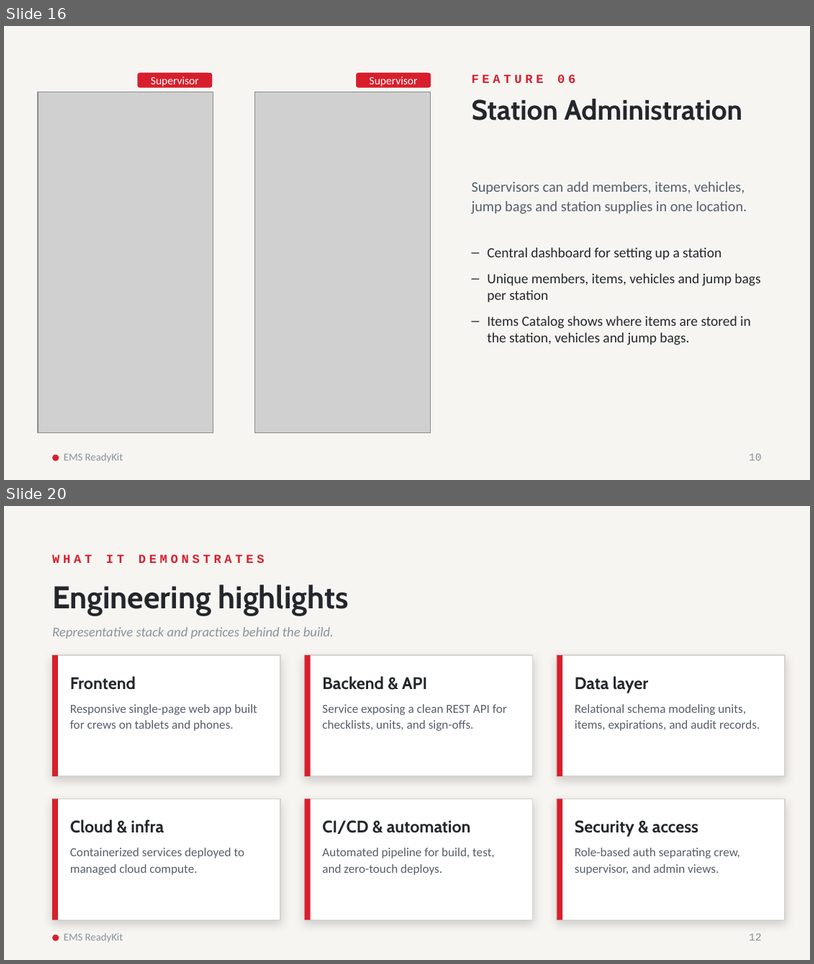
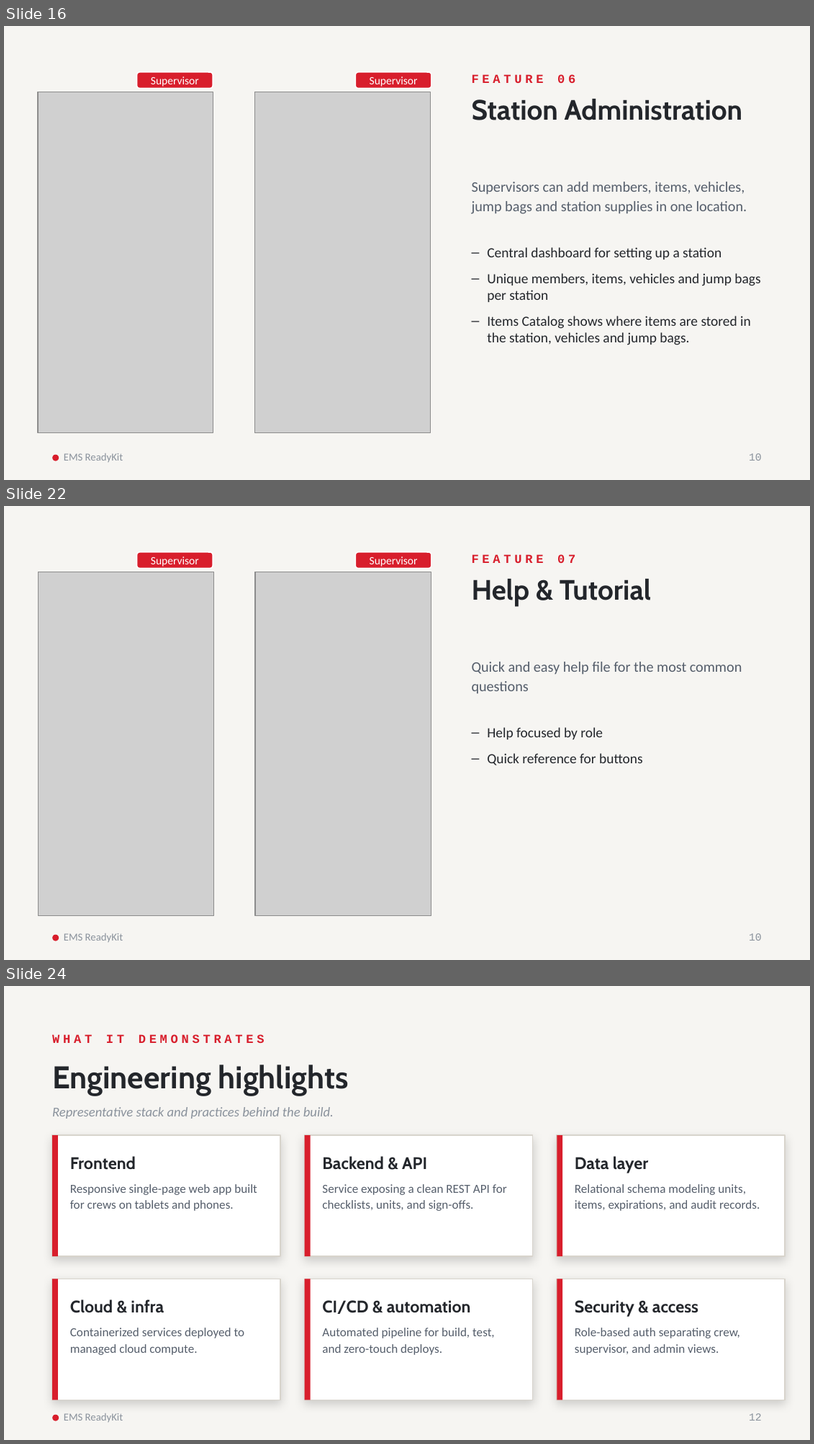
Before and after one commit to Jinniyah/EMS_ReadyKit, a slide deck: docs/evidence/live_deployment/LIVE01-05_EMS_ReadyKit_WebApp.pptx. Shown one above the other, each under a label of ours: slides 16 and 20 before the commit, slides 16, 22 and 24 after it; the slides between them are not shown. The pictures are 814x964 and 814x1444 pixels, drawn with LibreOffice and Linux fonts; fonts in the diff are those of the drawing; grey boxes stand for pictures. Boxes give left, top, right and bottom in pixels: in the first picture for what was removed or moved away, otherwise in the second. Text is boxed around its words. In the diff, an @@ line names an element or a change of style, - is before the commit and + after.

```diff
--- a/docs/evidence/live_deployment/LIVE01-05_EMS_ReadyKit_WebApp.pptx
+++ b/docs/evidence/live_deployment/LIVE01-05_EMS_ReadyKit_WebApp.pptx
@@ slide 22 added at [4,506,810,960], background #F6F5F2 @@
@@ rounded rectangle added at [137,552,213,568], fill #D81E2C, outline #FFFFFF 1 pt, 10 pt, text #FFFFFF @@
+Supervisor
@@ rounded rectangle added at [355,552,432,568], fill #D81E2C, outline #FFFFFF 1 pt, 10 pt, text #FFFFFF @@
+Supervisor
@@ text added at [472,554,576,563], 11 pt, text #D81E2C, bold @@
+FEATURE 07
@@ picture added at [38,572,214,916] @@
@@ picture added at [255,572,432,916] @@
@@ text added at [472,579,651,606], 25 pt, text #23262B, bold @@
+Help & Tutorial
@@ text added at [472,662,743,694], 13 pt, text #555E6B @@
+Quick and easy help file for the most common questions
@@ text added at [487,727,643,765], 12.5 pt, text #23262B @@
+– Help focused by role
+– Quick reference for buttons
@@ ellipse added at [52,934,59,941], fill #D81E2C @@
@@ text added at [64,933,124,942], 9.5 pt, text #8A929C @@
+EMS ReadyKit
@@ text added at [749,933,762,940], 9.5 pt, text #8A929C @@
+10
@@ what was slide 20 is now slide 24 @@
```
Also in this commit, not shown: 7 slides changed, 3 other slides added.
